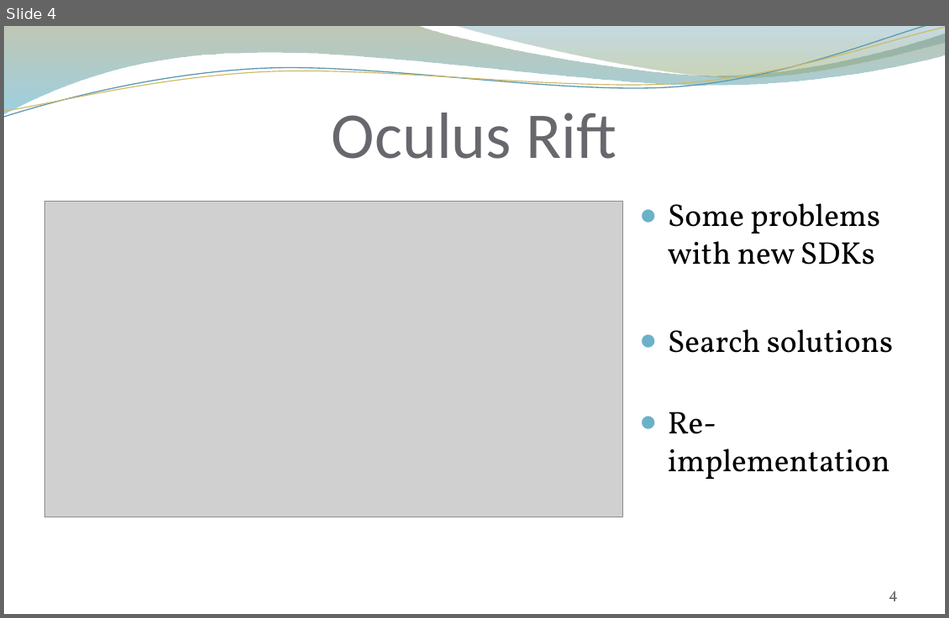
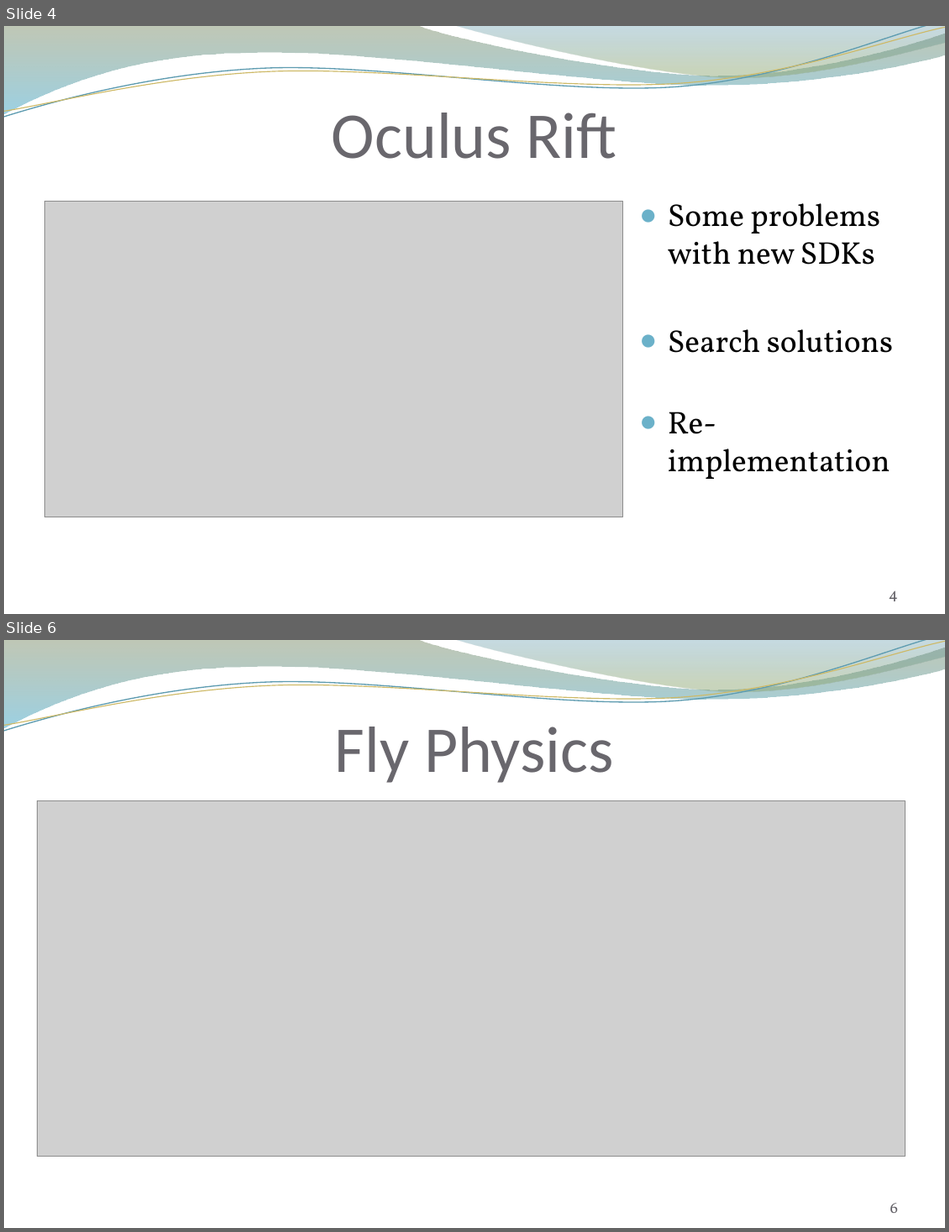
Before and after one commit to andreasdietze/Rift-WingsuitV2, a slide deck: Präsentationen/Zwischenpräsentation 16.06/Project proposal update 06.16 - Rift Wingsuit V2.pptx. Shown one above the other, each under a label of ours: slide 4 before the commit, slides 4 and 6 after it; the slides between them are not shown. The pictures are 949x618 and 949x1232 pixels, drawn with LibreOffice and Linux fonts; fonts in the diff are those of the drawing; grey boxes stand for pictures; background and template pictures are left out. Boxes give left, top, right and bottom in pixels: in the first picture for what was removed or moved away, otherwise in the second. Text is boxed around its words. In the diff, an @@ line names an element or a change of style, - is before the commit and + after.

```diff
--- a/Präsentationen/Zwischenpräsentation 16.06/Project proposal update 06.16 - Rift Wingsuit V2.pptx
+++ b/Präsentationen/Zwischenpräsentation 16.06/Project proposal update 06.16 - Rift Wingsuit V2.pptx
@@ slide 6 added at (4,640,945,1228), background picture (left out); not listed: 4 template elements that a slide beside it also shows @@
@@ title added at (335,727,613,783), 50 pt, text #69676D @@
+Fly Physics
@@ picture added at (37,801,904,1157) @@
@@ page number added at (890,1203,898,1213), 12 pt, text #646268 @@
+6
```
Also in this commit, not shown: 4 slides changed, 1 other slide added, 1 slide removed.
